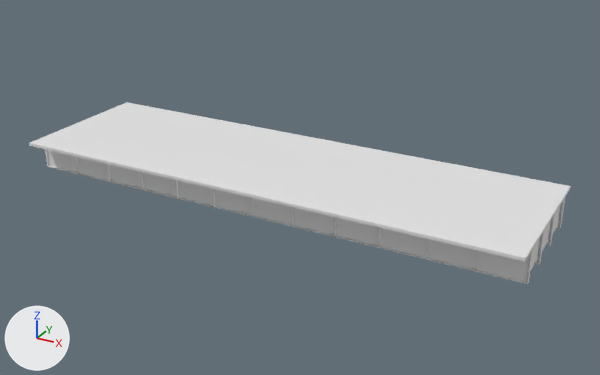
One commit to the OBJ model IFC/Steel/Mumbai/Sup_Str/M_40_3L_NF_S/model.obj: the scene before it, then after it.
One viewpoint serves both versions: a 50 mm lens placed at (49.3, -50.5, 25.0), pointed at (21.4, 0.2, -0.4). Arrows for +X, +Y and +Z are at lower left; the lights stay in place. The older version comes first. Where no turn or scale is listed for an object, it has been applied to the vertices. Vertices at exactly the same position are counted once.

Names of what the first picture shows: 'model'.
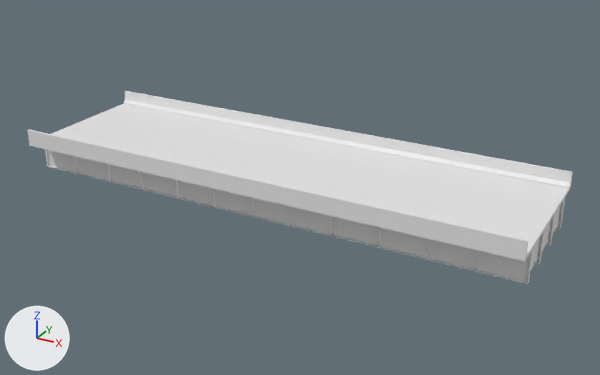
Boxes [x1, y1, x2, y2] around the edits, measured in the pictures (600 x 375 px):
'model', reshaped (6% taller)
    before: [29, 102, 571, 284]
    after: [27, 91, 573, 284]
part 1 of me_model, added
    after: [27, 91, 573, 258]

The change, as a diff of the scene's bpy script:
```diff
--- a/IFC/Steel/Mumbai/Sup_Str/M_40_3L_NF_S/model.obj.py
+++ b/IFC/Steel/Mumbai/Sup_Str/M_40_3L_NF_S/model.obj.py
@@ me_model @@
 # used by ob_model
-me_model.from_pydata(...)  # 2432 vertices, 4284 faces; spans x 0.0..40.0, y -6.1..6.1, z -1.2..1.4
+me_model.from_pydata(...)  # 2464 vertices, 4330 faces; spans x 0.0..40.0, y -6.1..6.1, z -1.2..2.5
+# me_model part 1
+# 18 vertices are added at x 0.0..40.0, y -6.1..6.1, z 1.4..2.5
+# 14 new vertices lie (40.0, 0.0, 0.0) away from vertices in x 0.0, y -5.9..5.9, z 1.4..2.5
+# 46 new faces join them
```
